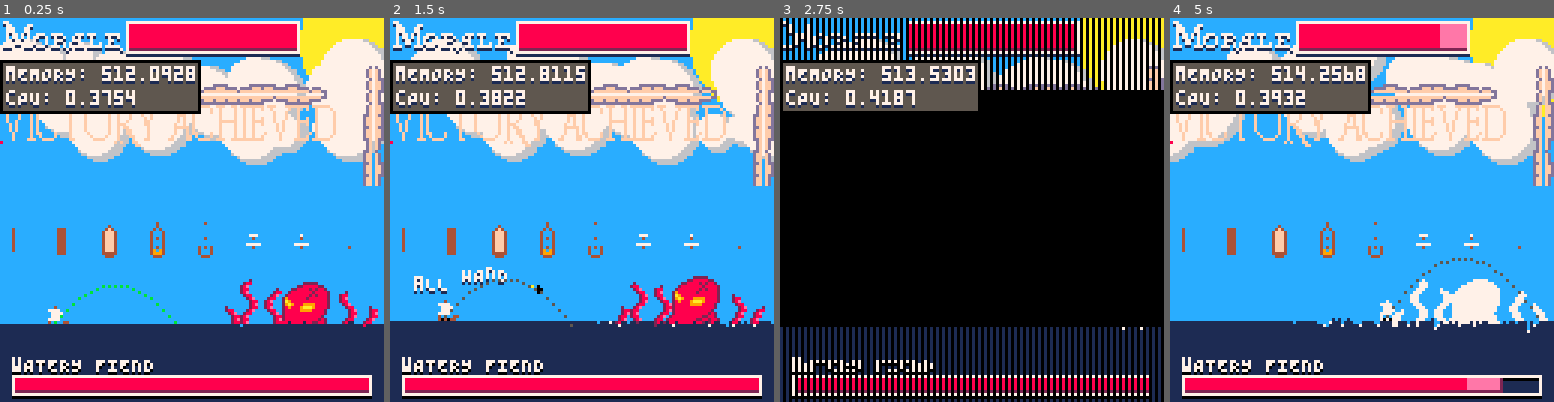
Above: before the commit, frames 1-4 (left to right).
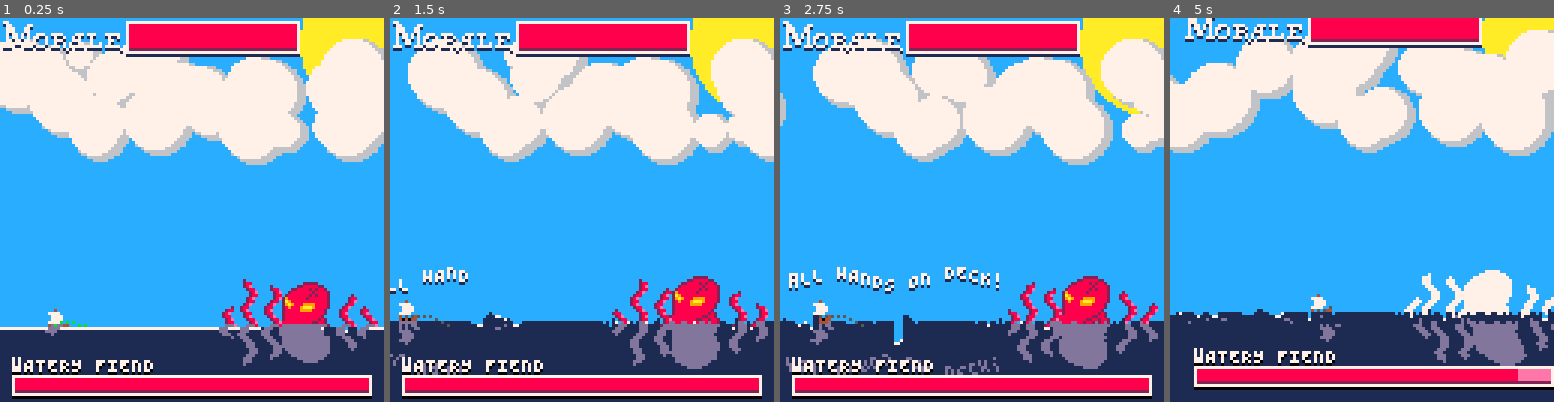
Above: after the commit, the same moments.

Repository: GibletsofJesus/Pico-Pirates
Game: PICO-8 cartridge pico_pirates.p8
The game is run twice, just before and just after one commit, with the same random seed, the same clock (stepped at 60 frames per second) and the same inputs.
Inputs:
- Up to frame 1 (0.25 s): no input
- Up to frame 2 (1.5 s): tap X (X key) at 0.33, 1.07 s; tap O (Z key) at 0.7 s
- Up to frame 3 (2.75 s): hold Right 1.6-2.1 s; tap O (Z key) at 1.7, 2.1, 2.5 s; tap X (X key) at 1.85 s; hold Up 2.15-2.42 s; hold Right from 2.47 s (still down)
- Up to frame 4 (5 s): tap O (Z key) every 0.4 s from 2.9 to 4.9 s; tap X (X key) at 2.97, 4.08 s; release Right at 3.03 s; hold Left 3.08-3.58 s; hold Down 3.63-3.97 s; hold Right 4.02-4.68 s; hold Up from 4.73 s (still down)

The runs differ from the first frame. In frame 1, 16% of the frame differs, in the area x 0-100%, y 6-91%; in frame 2, 18%; in frame 3, 83%, in the area x 0-100%, y 0-100%; in frame 4, 35%.

Commit message:
Many things, mainly combat,-300 tokens

Diff:
--- a/pico_pirates.p8
+++ b/pico_pirates.p8
@@ -2,9 +2,18 @@
 version 16
 __lua__
 --Current cart stats (17/2/18)
--- Token count 7721 / 8192
---	remaining tokens:	 471
+-- Token count 7450 / 8192
+--	remaining tokens:	 726
 -- 21 func ___name instances = 63 tokens that acn be reallocated
+
+state,nextState,st_t=3,3,5
+--0 splash screen
+--1 top down exploration
+--2 screen transition
+--3 side view combat
+--4 treasure view
+
+printStats,drawClouds=false,true
 
 function stringToArray(str)
 	local a,l={},0
@@ -21,22 +30,13 @@
 camx,camy,cellseed,currentcell,cellwind,celltype=0,0,0,{},{},""
 fillps=stringToArray"0b0101101001011010.1,0b111111111011111.1,0b1010010110100101.1,★"
 
-printStats,drawClouds=true,true
-
-state,nextState=3,1--change to 1 to skip intro
---0 splash screen
---1 top down exploration
---2 screen transition
---3 side view combat
---4 treasure view
-
 function _________built_in_funcitons()
 		--remove me
 end
 
 function _init()
+	srand(1)
 	currentcellx,currentcelly=flr(rrnd(2,30)),flr(rrnd(2,30))
-	srand(1)
 	world_init()
 	comb_init()
 	clouds={}
@@ -46,8 +46,8 @@
 			r=4+rnd(10),z=rrnd(1.5,2),vx=0,vy=0,
 			update=function(c)
 				local x,y,vx,vy=c.x,c.y,c.vx,c.vy
-				x+=cellwind.wy
-				y-=cellwind.wx
+				x+=cellwindy
+				y-=cellwindx
 				if (x+vx>camx+128) x-=128
 				if (y+vy>camy+128) y-=128
 				if (x+vx<camx-0) x+=128
@@ -68,9 +68,9 @@
 		}
 		add(clouds,cloud)
 	end
-end
-
-st_t=0--screen transition timer
+	setcell()
+end
+
 function _update()
 	if state==0 then
 		if (btnp(5)) state=2 st_t=0
@@ -88,8 +88,7 @@
 			end
 		end
 		if (player.draw) player_update(player)
-		map=btn(4)
-		wind_arrow.update(wind_arrow,cellwind)
+		map=btn"4"
 		--4% CPU usage
 		for c in all(clouds) do
 			c.update(c)
@@ -144,8 +143,16 @@
 		end
 		draw_minimap()
 		draw_morale_bar()
-		wind_arrow.draw(wind_arrow,cellwind)
+		local r =atan2(cellwindx,cellwindy)
+		for c=0,1 do
+			pal(6,7^c)
+			spr_rot(26,2,12,camx+120,camy+44-c,r,0)
+			pal()
+		end
+
 		print_u("wIND",camx+112,camy+30)
+		--print_u("wx: "..cellwindx,camx+64,camy+48)
+		--print_u("wx: "..cellwindy,camx+64,camy+56)
 		if (mapPos<127) draw_map()
 	elseif state==2 then
 		if st_t>0 and st_t<.8 then
@@ -164,7 +171,22 @@
 					_pset(120+i*2,126,1)
 					_pset(120+i*2,125,12)
 				end
-				smooth_wind_vectors()
+
+				--smooth wind vectors for cells
+				for _x=1,#cells do
+					for _y=1,#cells[_x] do
+						local xs=stringToArray"1,-1,0,0"
+						local ys=stringToArray"0,0,1,-1"
+						local self=cells[_x][_y]
+						for i=1,#xs do
+							local adjCell=cells[mid(1,flr(_x+xs[i]),#cells-1)][mid(1,flr(_y+ys[i]),#cells[_x]-1)]
+							self.windx+=adjCell.windx
+							self.windy+=adjCell.windy
+						end
+						self.windx/=5
+						self.windy/=5
+					end
+				end
 			end
 		end
 
@@ -184,8 +206,21 @@
 	 	end
 	 	drawUpdateWater()
 
-	  --waterReflections()
-		reflect_mem()
+		--water reflections
+		memcpy(0x2000-(24*64),0x6000+(77*64),64*24)
+		palt(12,true)
+		palt(1,true)
+		pal_all(13)
+		for y=0,16 do
+			sspr(0,127-y,128,1,sin(t()+y/20)*y/10,102+y)
+		end
+		for x=0,127 do
+			local c=sget(x,127)
+			if (pget(x,101)==1 and c!=12 and c!=7 and c!=1) pset(x,101,c)
+		end
+
+		pal()
+
 	  if victory then
 	 	 local cols={}
 	 	 pal(15,sget(min((t()-victory_time)*15,4),9))
@@ -434,12 +469,12 @@
 		local sc=(s*s)+(c*c)
 
 		if(btn(0)) b.r=b.r%1+.01
-		if(btn(1)) b.r=b.r%1-.01
-
-		b.mx+=cellwind.wy*.05
-		b.my-=cellwind.wx*.05
-
-		if btn(2) then
+		if(btn"1") b.r=b.r%1-.01
+
+		b.mx+=cellwindy*.05
+		b.my-=cellwindx*.05
+
+		if btn"2" then
 			b.mx+=s*speed
 			b.my-=c*speed
 			sfx(0)
@@ -468,25 +503,8 @@
 			newWave(b.x-sin(b.r)*4,
 			b.y+cos(b.r)*4)
 		end
-		--This draw method is presonsible for
-		-- ~20% CPU usage, which is better than
-		-- the unoptimized 60% it was previously
-		local s=sin(b.r)
-		local c=cos(b.r)
-		local _b=s*s+c*c
-		local w = sqrt(8^2*2)
-		for y=-w,w do
-			for x=-w,w do
-				local ox=(s*y+c*x)/_b+8
-				local oy=(-s*x+c*y)/_b+8
-				if ox<16 and oy<16 and ox>0 and oy>0 then
-					for i=0,7 do
-						local col=sget(ox+(i*16-4),oy+114)
-						if (col>0) _pset(flr(b.x)+x,flr(b.y-i)+y,col)
-					end
-				end
-			end
-		end
+		pal(0,5)
+		spr_rot(-4,91,13,flr(b.x),flr(b.y),b.r,6)
 	end
 }
 
@@ -524,10 +542,10 @@
 		add(cells,subcell)
 		for cy=0,31 do
 			--random wind vectors
-			local _wx=rrnd(.25,1)
-			if (rnd"1">.5) _wx*=0xffff
-			local _wy=rrnd(0.25,1)
-			if (rnd"1">.5) _wy*=0xffff
+			local wx=rrnd(.25,1)
+			if (rnd"1">.5) wx*=0xffff
+			local wy=rrnd(0.25,1)
+			if (rnd"1">.5) wy*=0xffff
 
 			local _type=""
 			if rnd"1">0 then
@@ -539,19 +557,9 @@
 			else
 				_type="sea"
 			end
-
-			local cell={
-				type=_type,
-				treasure=1,
-				seed=rnd(4096),
-				wind={wx=_wx,wy=_wy},
-				visited=false
-			}
-
-			add(subcell,cell)
-		end
-	end
-	setcell()
+			add(subcell,{type=_type,treasure=1,seed=rnd(4096),windx=wx,windy=wy,visited=false})
+		end
+	end
 end
 
 function cell_shift(x,y)
@@ -593,7 +601,8 @@
 	fps={}
 	currentcell=cells[currentcellx][currentcelly]
 	currentcell.visited=true
-	cellwind=currentcell.wind
+	cellwindx=currentcell.windy
+	cellwindy=currentcell.windx
 	cellseed=currentcell.seed
 	celltype=currentcell.type
 	if celltype=="island" then
@@ -775,9 +784,9 @@
 	end
 
 	if (btn(0)) p.x-=p.speed p.fp_dist+=1
-	if (btn(1)) p.x+=p.speed p.fp_dist+=1
-	if (btn(2)) p.y-=p.speed p.fp_dist+=1
-	if (btn(3)) p.y+=p.speed p.fp_dist+=1
+	if (btn"1") p.x+=p.speed p.fp_dist+=1
+	if (btn"2") p.y-=p.speed p.fp_dist+=1
+	if (btn"3") p.y+=p.speed p.fp_dist+=1
 
 	camx,camy=player.x-64,player.y-64
 end
@@ -942,49 +952,6 @@
 	end
 end
 
-function _____________clouds_n_wind()
-		--remove me
-end
-
-function smooth_wind_vectors()
-	for _x=1,#cells do
-		for _y=1,#cells[_x] do
-			local up=cells[_x][mid(1,_y+1,#cells[_x]-1)].wind
-			local down=cells[_x][mid(1,_y+1,#cells[_x]-1)].wind
-			local left=cells[mid(1,_x-1,#cells-1)][_y].wind
-			local right=cells[mid(1,_x+1,#cells-1)][_y].wind
-			local self=cells[_x][_y].wind
-
-			self.wx=(right.wx+left.wx+up.wx+down.wx+self.wx)/5
-			self.wy=(right.wy+left.wy+up.wy+down.wy+self.wy)/5
-		end
-	end
-end
-
-wind_arrow={
-	sm=20,--smoothing value
-  w=5.657,--sqrt(4^2*2)
-	c=0,s=0,_b=0,
-	update=function(wa,v)
-		wa.s=sin(atan2(flr(v.wx*wa.sm)/wa.sm,flr(v.wy*wa.sm)/wa.sm))
-		wa.c=cos(atan2(flr(v.wx*wa.sm)/wa.sm,flr(v.wy*wa.sm)/wa.sm))
-		wa._b=wa.s*wa.s+wa.c*wa.c
-	end,
-	draw=function(wa)
-	  for y=-wa.w,wa.w do
-	    for x=-wa.w,wa.w do
-	      local ox=( wa.s*y+wa.c*x)/wa._b+4
-	      local oy=(-wa.s*x+wa.c*y)/wa._b+4
-	      local col=sget(ox+28,oy+4)
-	      if col>0 then
-	 				_pset(camx+120+x,camy+42+y+1,1)
-					_pset(camx+120+x,camy+42+y,7)
-	      end
-	    end
-	  end
-	end
-}
-
 function ________________whirlpools()
 		--remove me
 end
@@ -1132,52 +1099,6 @@
 	end
 end
 
-function ________experimental_tings()
-		--remove me
-end
-
-function spr_rot(sx,sy,swh,dx,dy,rot)
-  local s=sin(rot)
-  local c=cos(rot)
-  local size = swh/2
-  local _b=(s*s+c*c)+size
-  local w = sqrt(size^2*2)
-  for y=-w,w do
-    for x=-w,w do
-      local ox=(s*y+c*x)/_b
-      local oy=(-s*x+c*y)/_b
-      if ox<swh and oy<swh and ox>0 and oy>0 then
-        local col=sget(ox+sx,oy+sy)
-        if (col>0) _pset(dx+x,dy+y,col)
-      end
-    end
-  end
-end
-
---https://www.lexaloffle.com/bbs/?tid=30518
-_fillp_original=fillp
-
---local fill pattern
-function fillp(pattern,x,y)
-    local add_bits=band(pattern,0x0000.ffff)
-    pattern=band(pattern,0xffff)
-    y=flr(y)%4
-    if(y~=0)then
-        local r={0xfff0,0xff00,0xf000}
-        local l={0x000f,0x00ff,0x0fff}
-        pattern=bxor(lshr(band(pattern,r[y]),y*4),shl(band(pattern,l[y]),(4-y)*4))
-    end
-
-    x=flr(x)%4
-    if(x~=0)then
-        local r={0xeeee,0xcccc,0x8888}
-        local l={0x1111,0x3333,0x7777}
-        pattern=bxor(lshr(band(pattern,r[x]),x),shl(band(pattern,l[x]),4-x))
-    end
-
-    return _fillp_original(bxor(pattern,add_bits))
-end
-
 function ____________________COMBAT()
 	--#RemoveMe
 end
@@ -1264,49 +1185,19 @@
 	end
 end
 
-function waterReflections()
-
-		rect(0,103,127,127,8)
-			rect(0,103,127,103-48,15)
-
-	for x=1,127 do
-		for y=0,48 do
-			local c=pget(x,103-y)
-			if c!=12 and c!=1 then
-				if 103+y/2>wpts[x]+97 then
-					pset(x+(sin(time()+(y/50))),103+y*.5,13)
-				end
-			end
-		end
-	end
-end
-
-function reflect_mem(x,y,h)
-	--Get screen memory data at rect specified in function parameters
-	--Save this data to the spritesheet
-	memcpy(0x0+(89*128),0x6000+(64*48),128*55)
-	sset(0,89,8)
-	--Go line by line on the spritesheet and push this data to screen
-	--	upside-down
-	for i=26,26,-1 do
-		local wiggle=sin(t()*.5+i/9)*(10-i/2)
-		wiggle=0
-		palt(12,true)
-		sspr(0,58+i,127,1,wiggle,180-i,127,1)
-	end
-	sspr(0,64,128,64,0,16,128,64)
-end
-
 function _________player_ship()
 end
+
+btn4=false
 
 --combat comb_boat--
 function newComb_boat()
 	local comb_boat={
 	 	x=16,y=62,w=8,h=8,vx=0,
-		flipx=false,aim=.5,firecd=0,
+		flipx=false,aim=.1,firecd=0,
 		hp=100,flashing=0,isPlayer=false,
 		update=function(b)
+			b.firecd=max(b.firecd-.0333,0)
 			if b.isPlayer then
 				if (btn(0)) then
 					b.vx=mid(-1.5,b.vx-0.1,1.5)
@@ -1314,21 +1205,25 @@
 					wpts[mid(1,flr(b.x+23),160)]-=.7
 					sfx(0)
 				end
-				if (btn(1)) then
+				if (btn"1") then
 		 			b.flipx=false
 					b.vx=mid(-1.5,b.vx+0.1,1.5)
 					wpts[mid(1,flr(b.x+18),160)]-=.7
 					sfx(0)
 				end
 
-				if (btn(2))	b.aim+=0.025
-				if (btn(3)) b.aim-=0.025
-
-				if btn(4) and b.firecd==0 then
+				if (btn"4" and b.firecd==0) b.aim+=0.025
+
+				if btn4 and not btn"4" and b.firecd==0 or b.aim>1 then
 					b.firecd=1
 					sfx(9)
-					fireProjectile(2+b.x,5+b.y,b.flipx,1,b.aim)
+					fireProjectile(2+b.x,5+b.y,b.flipx,1,b.vx,b.aim)
+					b.aim=.1
+					b.vx-=1
+					if (b.flipx) b.vx+=2
 				end
+
+				btn4=btn"4"
 			end
 
 			if b.flashing<=0 and monster!=null then
@@ -1364,8 +1259,6 @@
 				--todo: work on me!
 			end
 			b.vx*=.95
-			b.firecd=max(b.firecd-.0333,0)
-			b.aim=mid(b.aim,.1,1)
 			b.x=mid(0,b.x+b.vx,120)
 			local j=0
 			for i=3,5 do
@@ -1378,6 +1271,7 @@
 			pal(1,0)
 			spr(12,b.x,b.y,1,1,b.flipx,false)
 			pal()
+			if (b.firecd>0.9 and b.firecd<1.3) circfill(b.x+4,b.y+5,1,b.firecd*25)
 			comb_boat_text(boat_message)
 		end
 	}
@@ -1436,12 +1330,12 @@
 end
 projectiles={}
 --fire cannon--
-function fireProjectile(_x,_y,_left,_r,aim)
+function fireProjectile(_x,_y,_left,_r,_vx,_vy)
 	proj={
 		x0=_x,y0=_y,x=_x,y=_y,r=_r,
 		w=mid(1,_r*2,99),h=mid(1,_r*2,99),
 		t=0,
-		vx=1.32+abs(comb_boat.vx),vy=aim,
+		vx=1.32+abs(_vx),vy=_vy,
 		left=_left,
 		x2=0,y2=-64,
 		x1=0,y1=-64,
@@ -1584,7 +1478,7 @@
 				end
 			end,
 			function(o)
-				fireProjectile(o.x,o.y,true,3,comb_boat.aim)
+				--fireProjectile(o.x,o.y,true,3,comb_boat.aim)
 			end,
 			function(o)
 
@@ -1630,6 +1524,50 @@
 function ___________________helpers()
 end
 
+function spr_rot(sx,sy,swh,dx,dy,rot,depth)
+  local s=sin(rot)
+  local c=cos(rot)
+  local size = swh/2
+  local _b=(s*s+c*c)
+  local w = sqrt(size^2*2)
+  for y=-w,w do
+    for x=-w,w do
+      local ox=(s*y+c*x)/_b+size
+      local oy=(-s*x+c*y)/_b+size
+      if ox<swh and oy<swh and ox>0 and oy>0 then
+				for d=0,depth do
+	        local col=sget(ox+sx+(d*16),oy+sy)
+	        if (col>0) _pset(dx+x,dy+y-d,col)
+				end
+      end
+    end
+  end
+end
+
+--https://www.lexaloffle.com/bbs/?tid=30518
+_fillp_original=fillp
+
+--local fill pattern
+function fillp(pattern,x,y)
+    local add_bits=band(pattern,0x0000.ffff)
+    pattern=band(pattern,0xffff)
+    y=flr(y)%4
+    if(y~=0)then
+        local r={0xfff0,0xff00,0xf000}
+        local l={0x000f,0x00ff,0x0fff}
+        pattern=bxor(lshr(band(pattern,r[y]),y*4),shl(band(pattern,l[y]),(4-y)*4))
+    end
+
+    x=flr(x)%4
+    if(x~=0)then
+        local r={0xeeee,0xcccc,0x8888}
+        local l={0x1111,0x3333,0x7777}
+        pattern=bxor(lshr(band(pattern,r[x]),x),shl(band(pattern,l[x]),4-x))
+    end
+
+    return _fillp_original(bxor(pattern,add_bits))
+end
+
 function print_u(s,x,y)
 	?s,x,y+1,1
 	?s,x,y,7
@@ -1797,41 +1735,50 @@
 
 __gff__
 0000000000000000000000000000000000000000000000000000000000000000000000000000000000000000000000000000000000000000000000000000000000000000000000000000000000000000000000000000000000000000000000000000000000000000000000000000000000000000000000000000000000000000
-0000000000000000000000000000000000000000000000000000000000001000000000000000000000000000010000000000000000000000000000000101010000000000000000040a09000000000000000000000000000000000001010101000000000000000000000000010000000000000000000000000000000101010100
-…(37 lines of a section not shown)…
+0000000000000000000000000000000000000000000000000000000000001000000000000000000000000000010000000000000000000000000000000101010000000000000000000001000000000200000000000000000000000000000000000000000000000000000000000000000000000000000000000000000000000000
+__map__
+cccccccccccccccc040444ccd4cccccccccccccccccccccccccccccccccccccccccccccccc2ce8cc82c1cccc2ce8828888888822888228cc2c88cccc82c8cccc11111111111111111111111111111111111111111111111111111111111111111111c111c111181182c111711228878188111118128128112c18c1cc1ce81c11
+11111111111111111111111111111111111111111111111111111111111111111111111171111e1171111111117111111111111811111111711771111711111111111111111111111111111111111111111111111111111111111111111111111111111111111711111111111111111111111111111111111111111111111111
+1111111111111111111111111111111111111111111111111111111111111111111111111111111111111111111111111111111111111111111111111111111111111111111111111111111111111111111111111111111111111111111111111111111111111111111111111111111111111111111111111111111111111111
+1111111111111111111111111111111111111111111111111111111111111111111111111111111111111111111111111111111111111111111111111111111111111111111111111111111111111111111111111111111111111111111111111111111111111111111111111111111111111111111111111111111111111111
+1111111111111111111111111111111111111111111111111111111111111111111111111111111111111111111111111111111111111111111111111111111111111111111111111111111111111111111111111111111111111111111111111111111111111111111111111111111111111111111111111111111111111111
+1111111111111111111111111111111111111111111111111111111111111111111111111111111111111111111111111111111111111111111111111111111111111111111111111111111111111111111111111111111111111111111111111111111111111111111111111111111111111111111111111111111111111111
+1111111111111111111111111111111111111111111111111111111111111111111111111111111111111111111111111111111111111111111111111111111111111111111111111111111111111111111111111111111111111111111111111111111111111111111111111111111111111111111111111111111111111111
+1111111111111111111111111111111111111111111111111111111111111111111111111111111111111111111111111111111111111111111111111111111111111111111111111111111111111111111111111111111111111111111111111111111111111111111111111111111111111111111111111111111111111111
+…(37 lines of a section not shown)…
--- a/vector_test.p8
+++ b/vector_test.p8
@@ -46,6 +46,9 @@
 	for i=0,10 do
 		add(clouds,{x=rnd(127),y=(127),dx=rnd(3)*_dx,dy=rnd(3)*_dy,r=4+rnd(10)})
 	end
+	for i=0,100 do
+		update_vectors()
+	end
 end
 
 function _update()
@@ -63,22 +66,20 @@
 
 function _draw()
 	cls(12)
-	if (btn(4)) _init()
-	print(stat(1))
 	--[[local smooth=1000
 	if #wind_ps>1 then
 		for i=2,#smooth do
 			pset(lerp(wind_ps[i].x,wind_ps[i-1].x,(1/smooth)*(1+i)),
 				lerp(wind_ps[i].y,wind_ps[i-1].y,(1/smooth)*(1+i)),7)
 		end
-	end]]--
+	end]]
 	--draw_wind()
-	--draw_vectors()
-	for c in all(clouds) do
+	draw_vectors()
+	--[[for c in all(clouds) do
 		fillp(fillps[2])
 		circfill(c.x,c.y,c.r,7)
 	end
-	fillp()
+	fillp()]]
 end
 
 function ______________________whind()
@@ -172,11 +173,11 @@
 				local _x=8+v.x*16
 				local _y=8+v.y*16
 
-				local smooth=20
+				local smooth=10000
 
 				if (_x>8 and _x<120 and _y>8 and _y<120) then
 					--circfill(_x,_y,1,2)
-					--line(_x,_y,_x+v.vx*16,_y+v.vy*16,8)
+					--line(_x,_y,_x+v.x*16,_y+v.y*16,8)
 
 					local s=sin(atan2(flr(v.vx*smooth	)/smooth,flr(v.vy*smooth)/smooth))
 					local c=cos(atan2(flr(v.vx*smooth)/smooth,flr(v.vy*smooth)/smooth))
@@ -192,7 +193,7 @@
 				      local col=sget(ox+28,oy+4)
 				      if col>0 then
 							 			pset(_x+x,_y+y+1,6)
-				       pset(_x+x,_y+y,7)
+				       pset(_x+x,_y+y,_b*15)
 				      end
 				    end
 				  end
--- /dev/null
+++ b/windtest.p8
@@ -0,0 +1,59 @@
+pico-8 cartridge // http://www.pico-8.com
+version 16
+__lua__
+
+function rrnd(min,max)
+	return rnd(max-min)+min
+end
+srand(1)
+currentcellx,currentcelly=flr(rrnd(2,30)),flr(rrnd(2,30))
+
+smoothy=0
+	cells={}
+	for cx=0,31 do
+		local subcell={}
+		add(cells,subcell)
+		for cy=0,31 do
+			--random wind vectors
+			local wx=rrnd(.25,1)
+			if (rnd"1">.5) wx*=0xffff
+			local wy=rrnd(0.25,1)
+			if (rnd"1">.5) wy*=0xffff
+
+			local _type=""
+			if rnd"1">0 then
+				 _type="island"
+			elseif rnd"1">.7 then
+				 _type="monster"
+			elseif rnd"1">.99 then
+				 _type="whirlpool"
+			else
+				_type="sea"
+			end
+
+			local cell={
+				type=_type,
+				treasure=1,
+				seed=rnd(4096),
+				windx=wx,
+				windy=wy,
+				visited=false
+			}
+
+			add(subcell,cell)
+		end
+	end
+for _x=1,#cells do
+	for _y=1,#cells[_x] do
+		local up=cells[_x][max(1,_y-1)]
+		local down=cells[_x][min(_y+1,#cells[_x]-1)]
+		local left=cells[max(1,_x-1)][_y]
+		local right=cells[min(_x+1,#cells-1)][_y]
+		local self=cells[_x][_y]
+		smoothy+=1
+		self.windx=(right.windx+left.windx+up.windx+down.windx+self.windx)/5
+		self.windy=(right.windy+left.windy+up.windy+down.windy+self.windy)/5
+	end
+end
+?cells[1][1].windx
+?cells[1][1].windy
Not shown, changed: 37 lines of the sprite sheet (__gfx__) section of pico_pirates.p8
